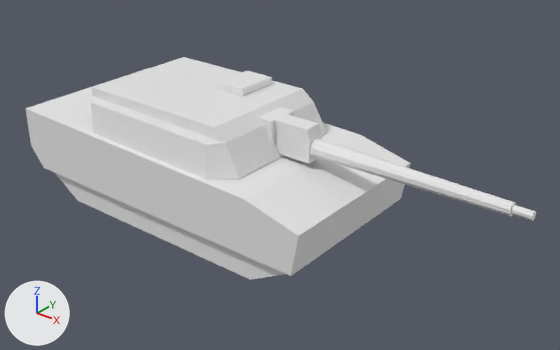
What one commit did to the FBX model src/mesh/tank.fbx.
Rendered twice from a 50 mm lens placed at (6.48, -6.54, 4.85), pointed at (1.18, 0.08, 0.75). Every picture has the same lights, and +X, +Y and +Z are marked at lower left. Where no turn or scale is listed for an object, it has been applied to the vertices.

The older version as bpy lines, for what is in view:
```python
me_cube = bpy.data.meshes.new('Cube')
me_cube.from_pydata(...)  # 66 vertices, 67 faces; spans x -2.16..2.38, y -1.12..1.11, z -1.0..0.15
me_cube.materials.append(mat_material)  # white #e7e7e7
me_cube_001 = bpy.data.meshes.new('Cube.001')
me_cube_001.from_pydata(...)  # 64 vertices, 62 faces; spans x -1.24..1.21, y -1.05..1.03, z 0.11..0.72
me_cube_002 = bpy.data.meshes.new('Cube.002')
me_cube_002.from_pydata(...)  # 72 vertices, 63 faces; spans x 0.74..4.31, y -0.15..0.29, z 0.14..0.55
ob_tankbottom = bpy.data.objects.new('TankBottom', me_cube)
ob_tankbottom.location = (0.0, 0.0, 1.015)
ob_tankcannon = bpy.data.objects.new('TankCannon', me_cube_002)
ob_tankcannon.location = (0.0, 0.0, 0.979)
ob_tanktop = bpy.data.objects.new('TankTop', me_cube_001)
ob_tanktop.location = (0.113, 0.0, 0.967)
```
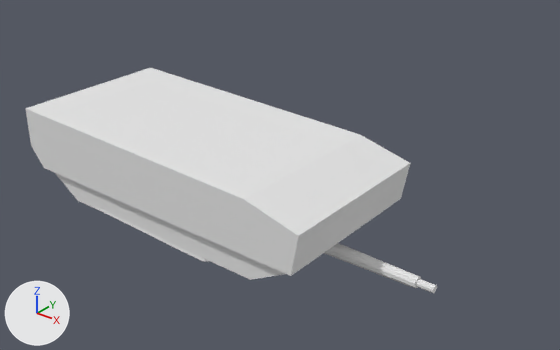
Where the change shows, as pixel boxes [x1, y1, x2, y2] in the pictures (560 x 350 px):
```json
{"object": "TankTop", "change": "moved", "before": [91, 57, 327, 179], "after": [96, 206, 208, 262]}
{"object": "TankCannon", "change": "moved", "before": [258, 107, 536, 221], "after": [324, 243, 437, 293]}
```

Scene script edits in JSON lines:
```json
{"op": "set", "path": "ob_tankcannon.location", "old": "(0.0, 0.0, 0.979)", "new": "(-1.0, 0.135, -0.35)"}
{"op": "set", "path": "ob_tanktop.location", "old": "(0.113, 0.0, 0.967)", "new": "(0.0, 0.0, -0.14)"}
```
